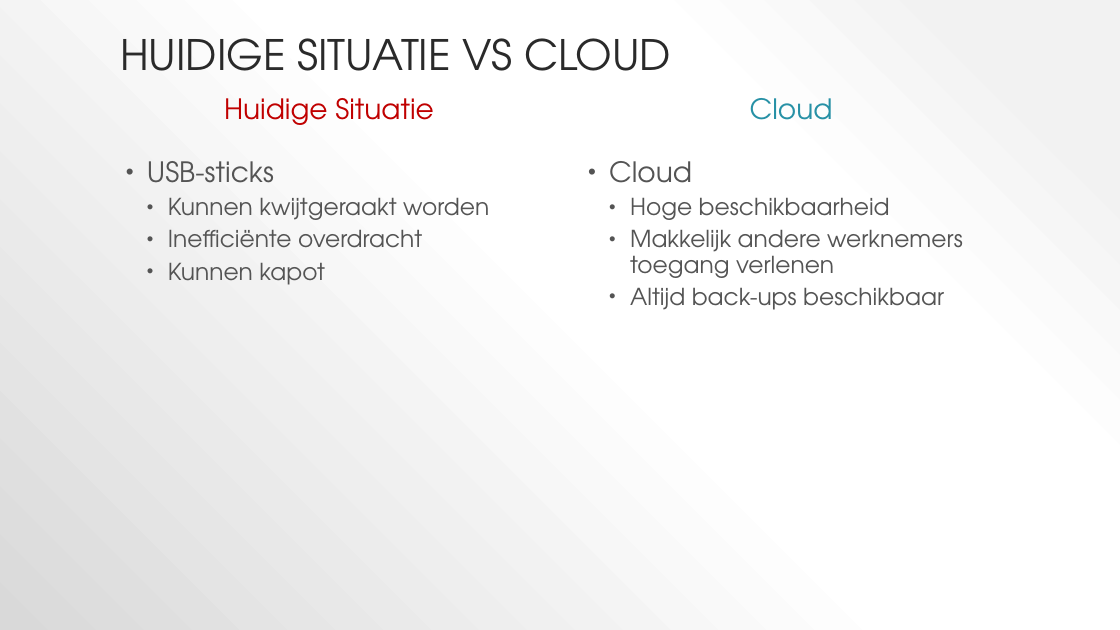
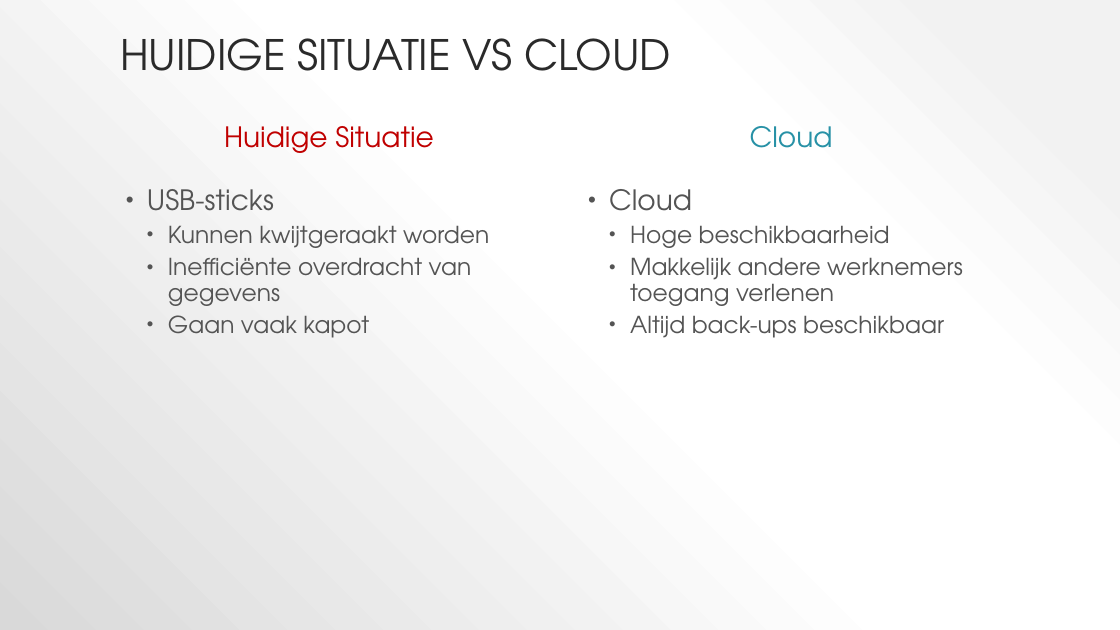
Before and after one commit to QuestCode/thema-2.1-slm, a slide deck: slide 5 of Leertaken/SLM2/Cloud service presentatie.pptx. Drawn at 1120x630 pixels with LibreOffice and Linux fonts; fonts in the diff are those of the drawing. Boxes give left, top, right and bottom in pixels: in the first picture for what was removed or moved away, otherwise in the second. Text is boxed around its words. In the diff, an @@ line names an element or a change of style, - is before the commit and + after.

```diff
--- a/Leertaken/SLM2/Cloud service presentatie.pptx
+++ b/Leertaken/SLM2/Cloud service presentatie.pptx
@@ 4 texts: place and size @@
-4 texts at bbox=[147, 98, 963, 310]
+4 texts at bbox=[147, 126, 963, 338]
@@ text at bbox=[168, 258, 472, 338]: text changed @@
-  • Inefficiënte overdracht
-  • Kunnen kapot
+  • Inefficiënte overdracht van gegevens
+  • Gaan vaak kapot
```
Also in this commit, not shown: 3 other slides changed, 2 slides added.
